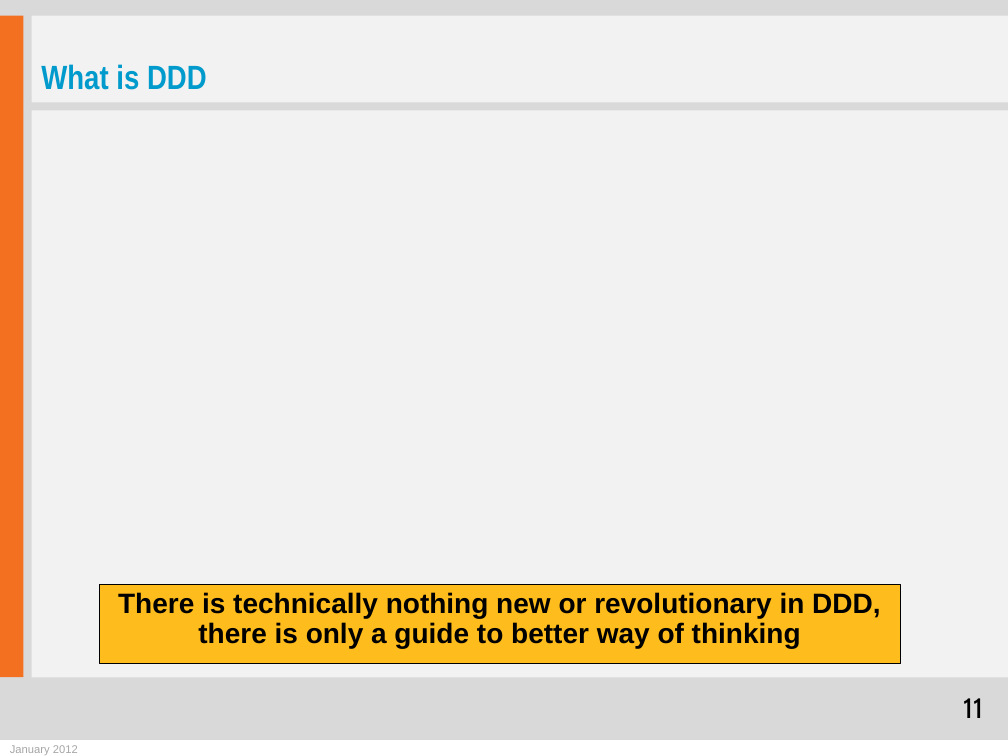
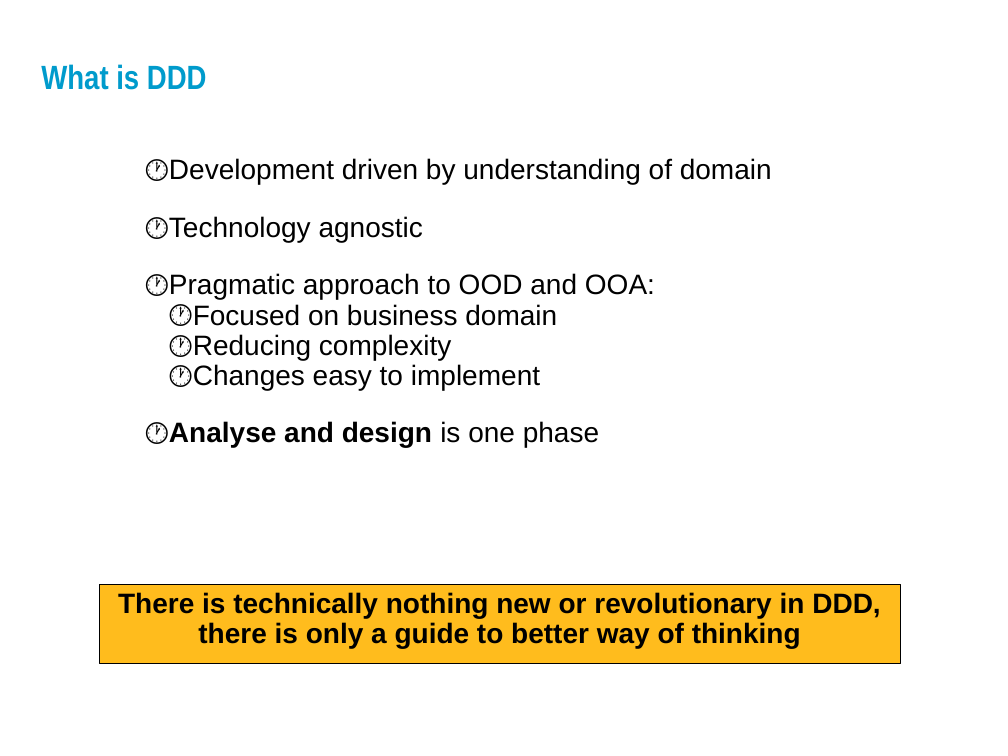
Before and after one commit to zrezur/MyPresentations, a slide deck: slide 11 of Domain driven design_1_en.pptx. Drawn at 1008x756 pixels with LibreOffice and Linux fonts; fonts in the diff are those of the drawing; background and template pictures are left out. Boxes give left, top, right and bottom in pixels: in the first picture for what was removed or moved away, otherwise in the second. Text is boxed around its words. In the diff, an @@ line names an element or a change of style, - is before the commit and + after.

```diff
--- a/Domain driven design_1_en.pptx
+++ b/Domain driven design_1_en.pptx
@@ background #D9D9D9 to picture (left out) @@
@@ rectangle removed at (x1=0, y1=16, x2=23, y2=677) @@
@@ rectangle removed at (x1=31, y1=16, x2=1008, y2=103) @@
@@ rectangle removed at (x1=31, y1=111, x2=1008, y2=677) @@
@@ text added at (x1=169, y1=158, x2=772, y2=448), 20 pt, text #000000 @@
+    🕐 Development driven by understanding of domain
+    🕐 Technology agnostic
+    🕐 Pragmatic approach to OOD and OOA:
+      🕐 Focused on business domain
+      🕐 Reducing complexity
+      🕐 Changes easy to implement
+    🕐 Analyse and design is one phase
@@ page number removed at (x1=963, y1=698, x2=983, y2=718) @@
-11
@@ rectangle removed at (x1=0, y1=740, x2=1008, y2=756) @@
@@ text removed at (x1=10, y1=745, x2=78, y2=755) @@
-January 2012
```
Also in this commit, not shown: 10 other slides changed, 5 slides added.
